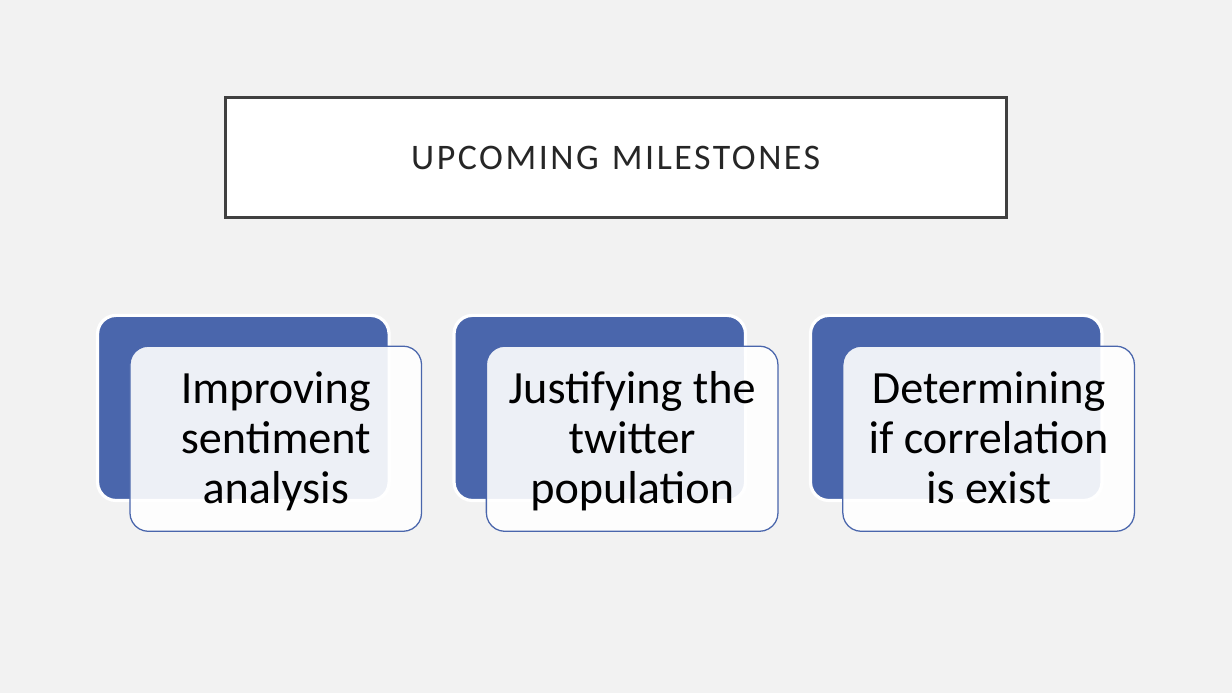
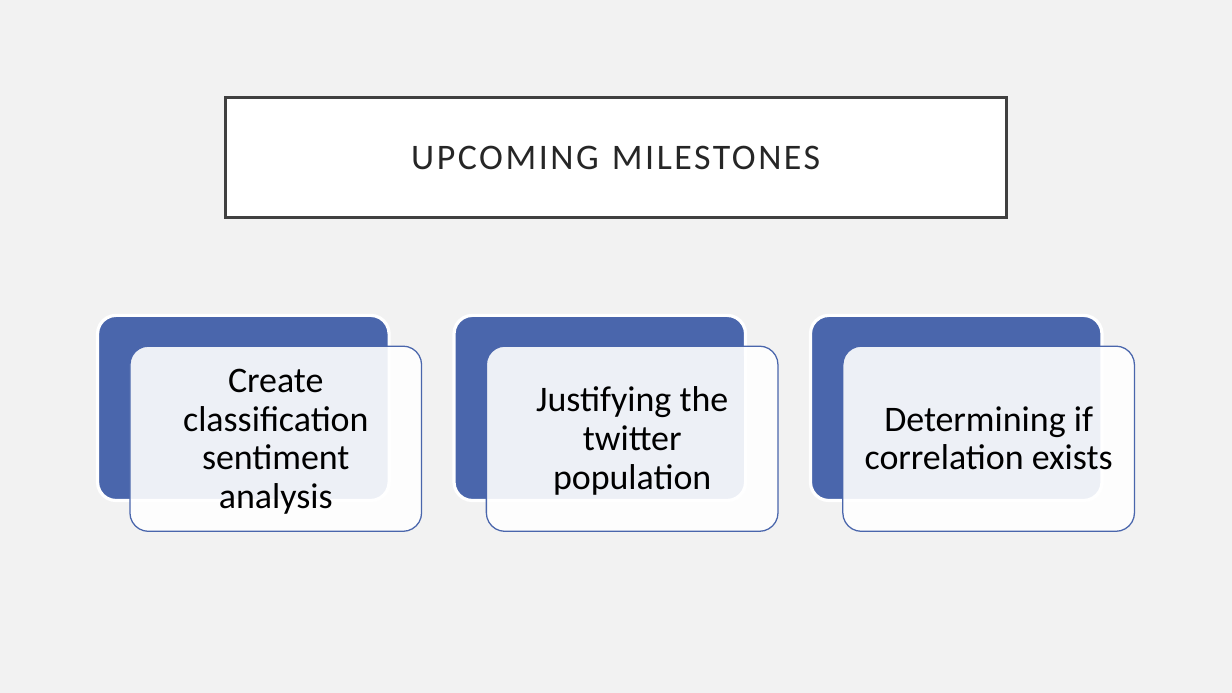
Before and after one commit to oliviaroy20/SocialSensing, a slide deck: slide 7 of Mid-Term Presenation.pptx. Drawn at 1232x693 pixels with LibreOffice and Linux fonts; fonts in the diff are those of the drawing. Boxes give left, top, right and bottom in pixels: in the first picture for what was removed or moved away, otherwise in the second. Text is boxed around its words. In the diff, an @@ line names an element or a change of style, - is before the commit and + after.

```diff
--- a/Mid-Term Presenation.pptx
+++ b/Mid-Term Presenation.pptx
@@ text "Justifying the twitter population" at [536,386,729,495]: size 36 to 28 pt; less space between paragraphs @@
@@ text at [183,368,368,514]: text changed; size 36 to 28 pt @@
-Improving sentiment analysis
+Create classification sentiment analysis
@@ text at [865,406,1113,470]: text changed; size 36 to 28 pt @@
-Determining if correlation is exist
+Determining if correlation exists
```
Also in this commit, not shown: 6 other slides changed.
